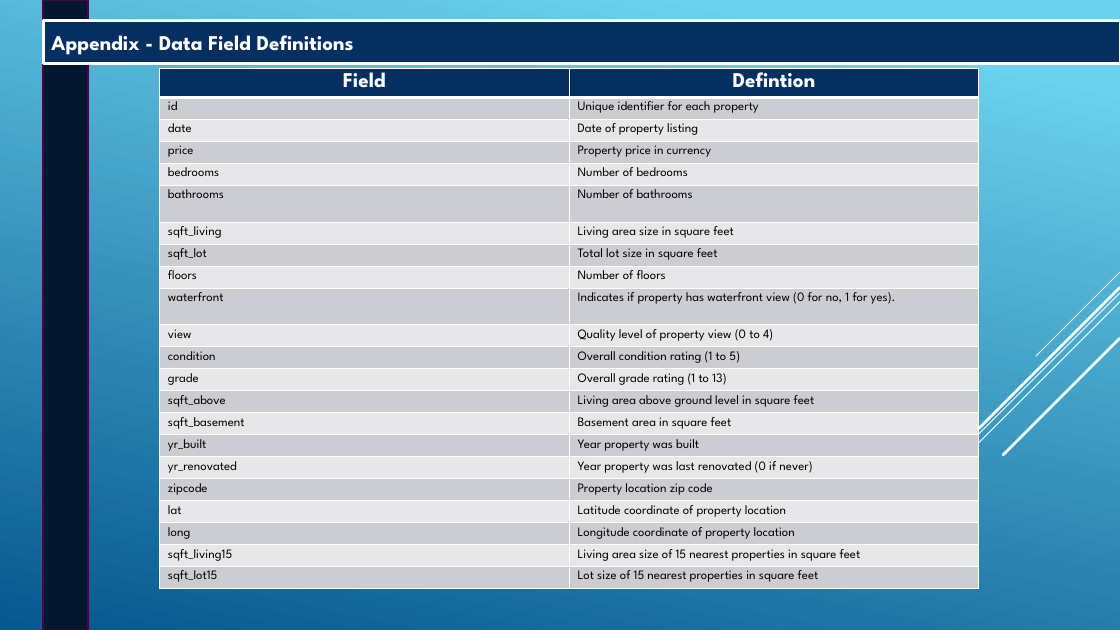
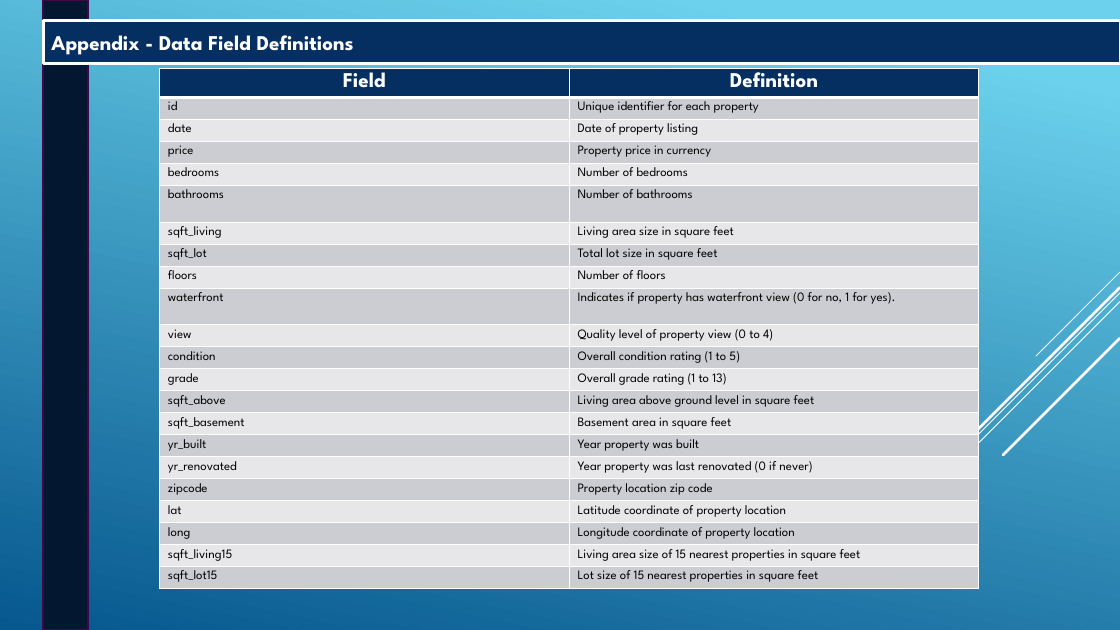
Before and after one commit to kevindownesii/Project_4, a slide deck: slide 17 of Team6-RutgersProject04.pptx. Drawn at 1120x630 pixels with LibreOffice and Linux fonts; fonts in the diff are those of the drawing. Boxes give left, top, right and bottom in pixels: in the first picture for what was removed or moved away, otherwise in the second. Text is boxed around its words. In the diff, an @@ line names an element or a change of style, - is before the commit and + after.

Commit message:
final

```diff
--- a/Team6-RutgersProject04.pptx
+++ b/Team6-RutgersProject04.pptx
@@ table at <box>160,68,980,630</box> @@
-row 1, column 2: Defintion
+row 1, column 2: Definition
```
